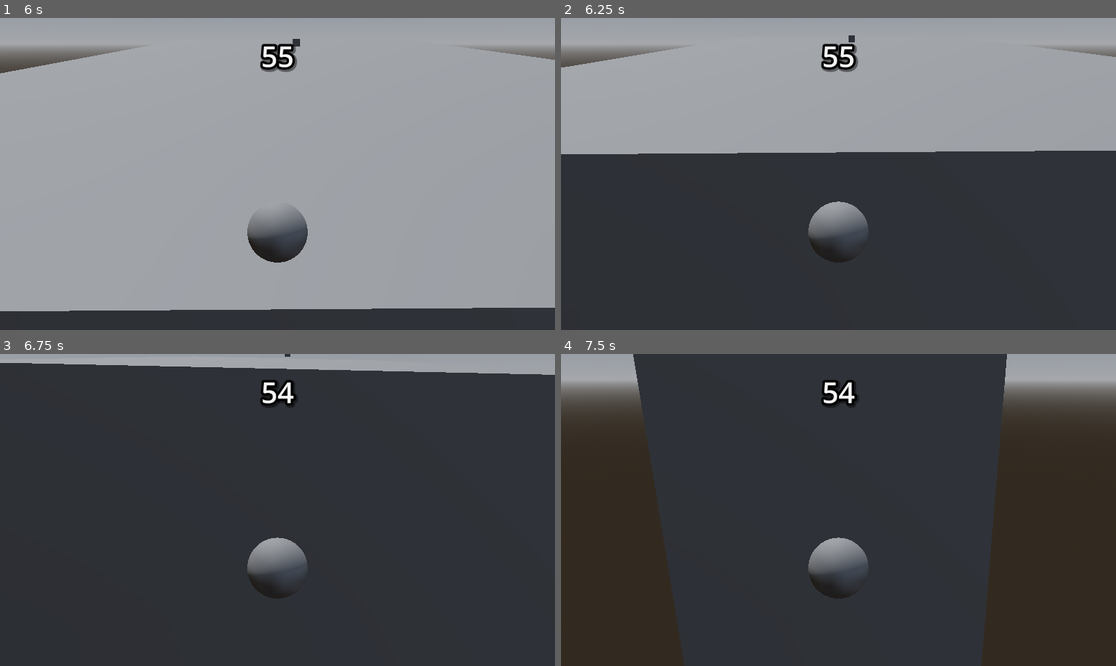
Above: before the commit, frames 1-4 (two rows, left to right).
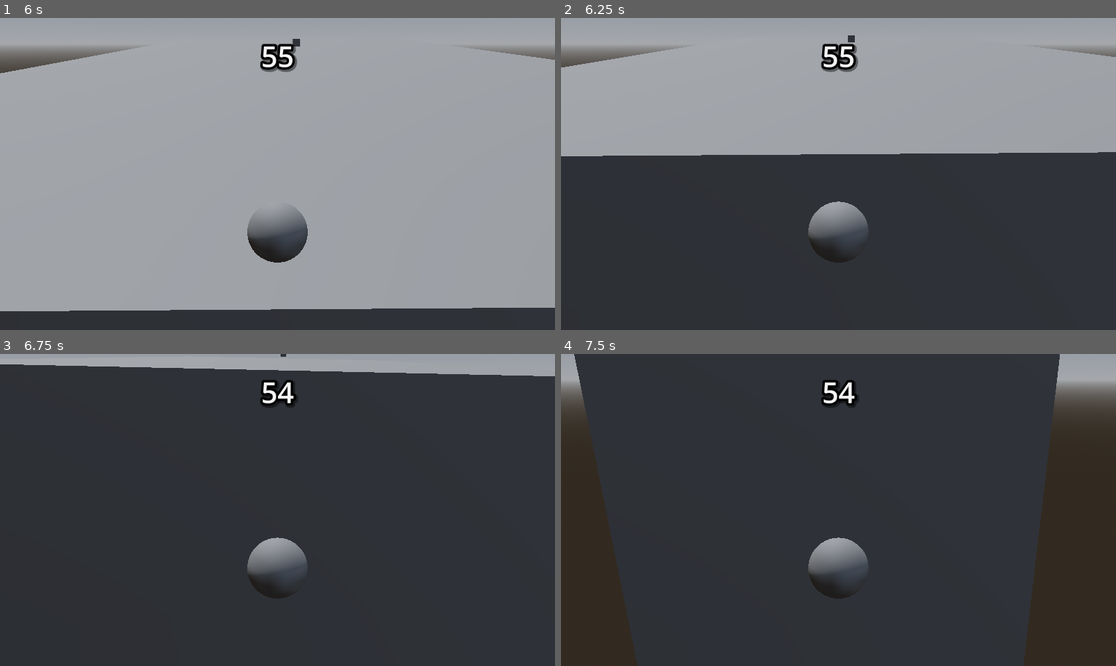
Above: after the commit, the same moments.

Repository: ekorber/roller-bowler
Game: Godot game, scene res://game.tscn
Same seed, same stepped clock (60 frames per second), same inputs: the game is played once before the commit and once after it.
Inputs (mouse positions are in pixels of both pictures, inside the frame that each line leads up to):
- Up to frame 1 (6 s): click "START!" at 0.5 s; tap Enter (ui_accept) at 1.25, 1.52, 2.27, 3.77, 4.52, 5.27 s; move the mouse to (305, 174) at 1.27 s; hold F 1.28-2.03 s; hold Up (ui_up) from 1.28 s (still down); move the mouse to (249, 174) at 2.02 s; tap Q at 2.1 s; move the mouse to (288, 167) at 2.77 s; tap Space at 2.85 s; move the mouse to (271, 180) at 3.52 s; tap O at 3.6 s; move the mouse to (316, 177) at 4.27 s; tap U at 4.35 s; move the mouse to (233, 170) at 5.02 s; tap Shift at 5.1 s; move the mouse to (283, 174) at 5.77 s; tap Tab at 5.85 s
- Up to frame 2 (6.25 s): keep holding Up (ui_up)
- Up to frame 3 (6.75 s): move the mouse to (255, 503) at 6.52 s; release Up (ui_up) at 6.53 s; hold D from 6.53 s (still down); tap F at 6.6 s
- Up to frame 4 (7.5 s): tap Enter (ui_accept) at 6.77 s; move the mouse to (866, 510) at 7.27 s; release D at 7.28 s; hold Up (ui_up) from 7.28 s (still down); hold Q from 7.28 s (still down)

Frame 1 is identical in both runs. In frame 2, 0.6% of the frame differs, in the area x 0-100%, y 5-45%; in frame 3, 0.5%; in frame 4, 4.9%, in the area x 2-90%, y 0-93%.

Commit message:
only allow extra force push on ball when grounded

Diff:
--- a/Features/Player/player.gd
+++ b/Features/Player/player.gd
@@ -4,7 +4,8 @@
 @export var level_geometry: Node3D
 @export var level_pivot: Node3D
 @export var rotation_sensitivity: float = 0.5
-@onready var ground_raycast: RayCast3D = $RayCast3D
+@onready var ground_penetration_raycast: RayCast3D = $GroundPenetrationRaycast
+@onready var is_grounded_raycast: RayCast3D = $IsGroundedRaycast
 @onready var camera: Camera3D = get_viewport().get_camera_3d()
 @onready var original_player_pos = position
 var can_control_player: bool = true
@@ -23,19 +24,22 @@
 	level_pivot.rotate(camera_basis.z, rot_x * rotation_sensitivity * 0.001)
 	level_pivot.rotate(camera_basis.x, -rot_y * rotation_sensitivity * 0.001)
 
-	# Apply additional force to ball
-	push_x = clampf((rot_x * delta), -max_push, max_push)
-	push_z = clampf((rot_y * delta), -max_push, max_push)
-	if (push_x > 0 and linear_velocity.x < 0) or (push_x < 0 and linear_velocity.x > 0):
-		push_x *= 2.0
-	if (push_z > 0 and linear_velocity.z < 0) or (push_z < 0 and linear_velocity.z > 0):
-		push_z *= 2.0
-	apply_central_force(Vector3(push_x, 0, push_z))
+	# Apply additional force to ball when grounded
+	is_grounded_raycast.global_position = global_position
+	if is_grounded_raycast.is_colliding():
+		push_x = clampf((rot_x * delta), -max_push, max_push)
+		push_z = clampf((rot_y * delta), -max_push, max_push)
+		# Create sharper reversals in direction
+		if (push_x > 0 and linear_velocity.x < 0) or (push_x < 0 and linear_velocity.x > 0):
+			push_x *= 2.0
+		if (push_z > 0 and linear_velocity.z < 0) or (push_z < 0 and linear_velocity.z > 0):
+			push_z *= 2.0
+		apply_central_force(Vector3(push_x, 0, push_z))
 
 	# Prevent ball from slipping through geometry
-	ground_raycast.global_position = global_position
-	if ground_raycast.is_colliding():
-		global_position = ground_raycast.get_collision_point() + Vector3(0, 0.5, 0)
+	ground_penetration_raycast.global_position = global_position
+	if ground_penetration_raycast.is_colliding():
+		global_position = ground_penetration_raycast.get_collision_point() + Vector3(0, 0.5, 0)
 
 
 func _input(event: InputEvent) -> void:
--- a/Features/Player/player.tscn
+++ b/Features/Player/player.tscn
@@ -22,9 +22,16 @@
 mesh = SubResource("SphereMesh_xkndl")
 skeleton = NodePath("../..")
 
-[node name="RayCast3D" type="RayCast3D" parent="."]
+[node name="GroundPenetrationRaycast" type="RayCast3D" parent="."]
 top_level = true
 target_position = Vector3(0, -0.49, 0)
 hit_from_inside = true
 debug_shape_custom_color = Color(5.77569e-07, 0.593153, 0.732366, 1)
 debug_shape_thickness = 5
+
+[node name="IsGroundedRaycast" type="RayCast3D" parent="."]
+top_level = true
+target_position = Vector3(0, -0.55, 0)
+hit_from_inside = true
+debug_shape_custom_color = Color(5.77569e-07, 0.593153, 0.732366, 1)
+debug_shape_thickness = 5
--- a/game.tscn
+++ b/game.tscn
@@ -81,7 +81,7 @@
 metadata/_custom_type_script = "uid://fvsasskjqshp"
 
 [node name="PhantomCamera3D" type="Node3D" parent="." node_paths=PackedStringArray("follow_target", "look_at_target")]
-transform = Transform3D(-0.930476, 0, 0, 0, 0.961521, 0.274701, 0, 0.27472, -0.961455, 0, 3, -7)
+transform = Transform3D(-0.851774, 0, 0, 0, 0.961521, 0.274701, 0, 0.27472, -0.961455, 0, 3, -7)
 top_level = true
 script = ExtResource("2_ryrav")
 follow_mode = 2
